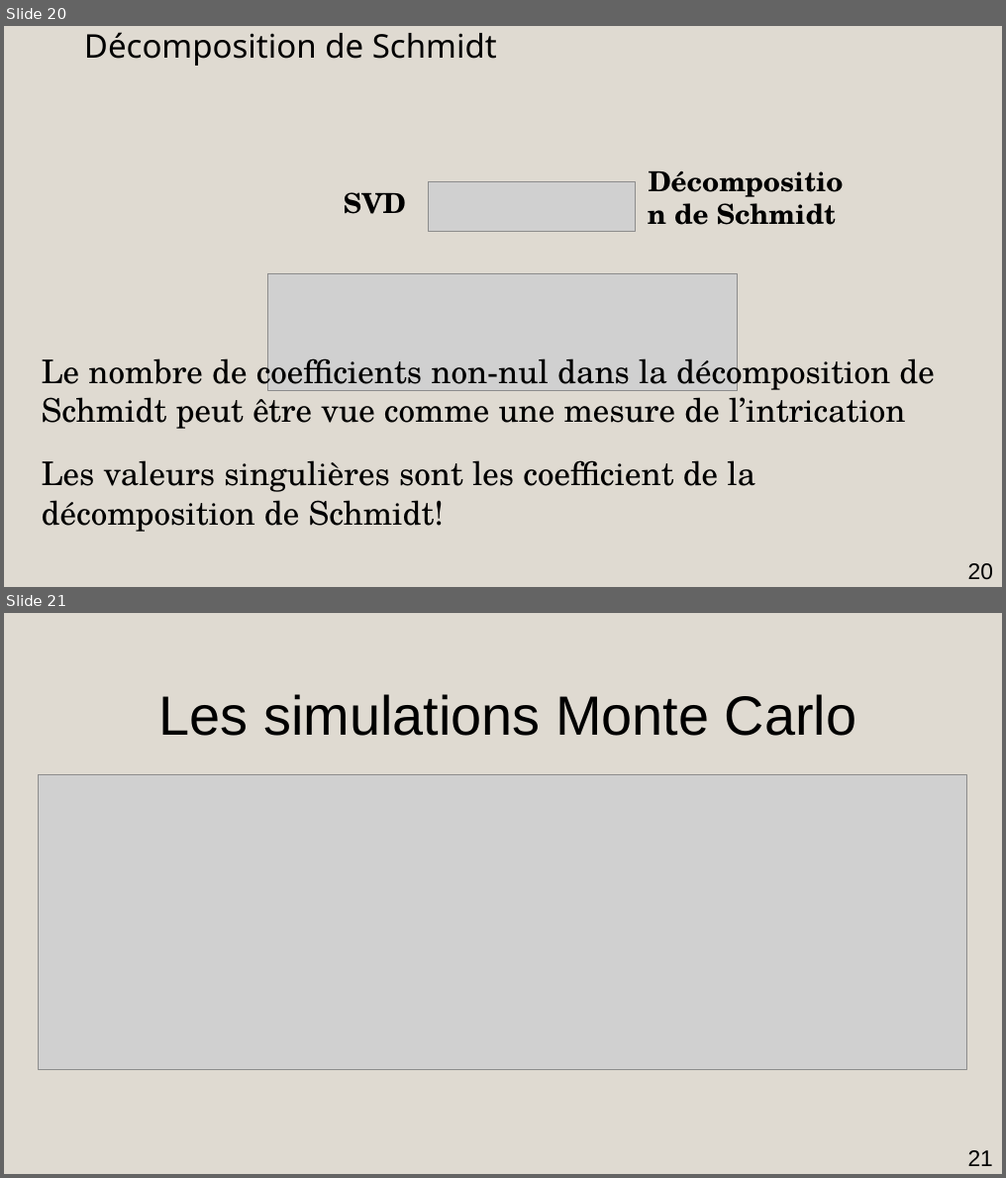
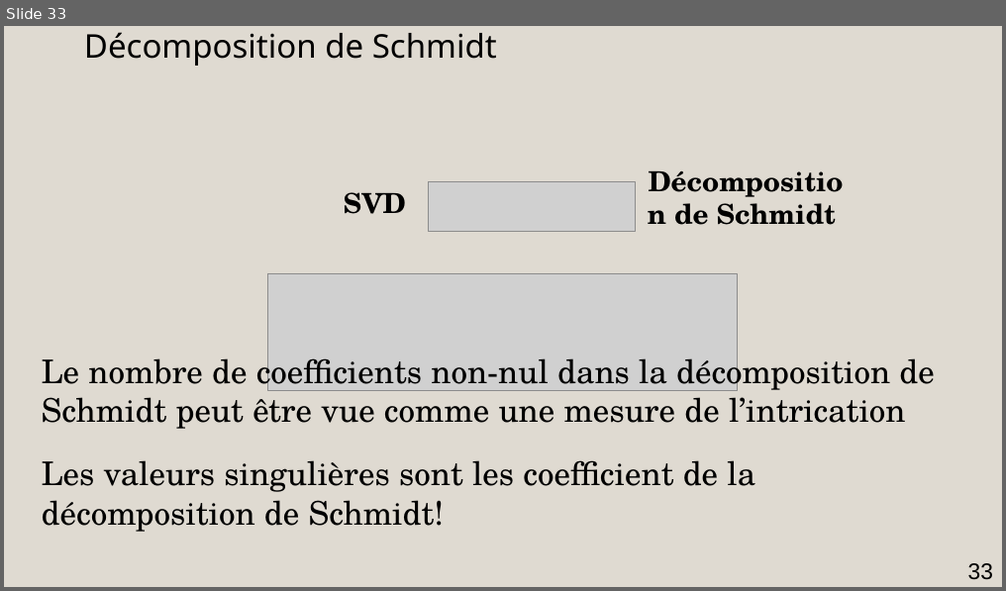
Before and after one commit to AmdaU/presentations, a slide deck: Seminaire/Seminaire.odp. Shown one above the other, each under a label of ours: slides 20 and 21 before the commit, slide 33 after it. The pictures are 1006x1178 and 1006x591 pixels, drawn with LibreOffice and Linux fonts; fonts in the diff are those of the drawing; grey boxes stand for pictures. Boxes give left, top, right and bottom in pixels: in the first picture for what was removed or moved away, otherwise in the second. Text is boxed around its words. In the diff, an @@ line names an element or a change of style, - is before the commit and + after.

```diff
--- a/Seminaire/Seminaire.odp
+++ b/Seminaire/Seminaire.odp
@@ slide 21 removed at (x1=4, y1=613, x2=1002, y2=1174), background #DFDAD1 @@
@@ title removed at (x1=159, y1=694, x2=856, y2=736) @@
-Les simulations Monte Carlo
@@ picture removed at (x1=39, y1=775, x2=967, y2=1070) @@
@@ page number removed at (x1=968, y1=1151, x2=993, y2=1166) @@
-21
@@ what was slide 20 is now slide 33 @@
@@ page number at (x1=968, y1=564, x2=993, y2=580): text changed @@
-20
+33
```
Also in this commit, not shown: 3 slides changed, 2 slides added, 2 other slides removed, 1 other file.
